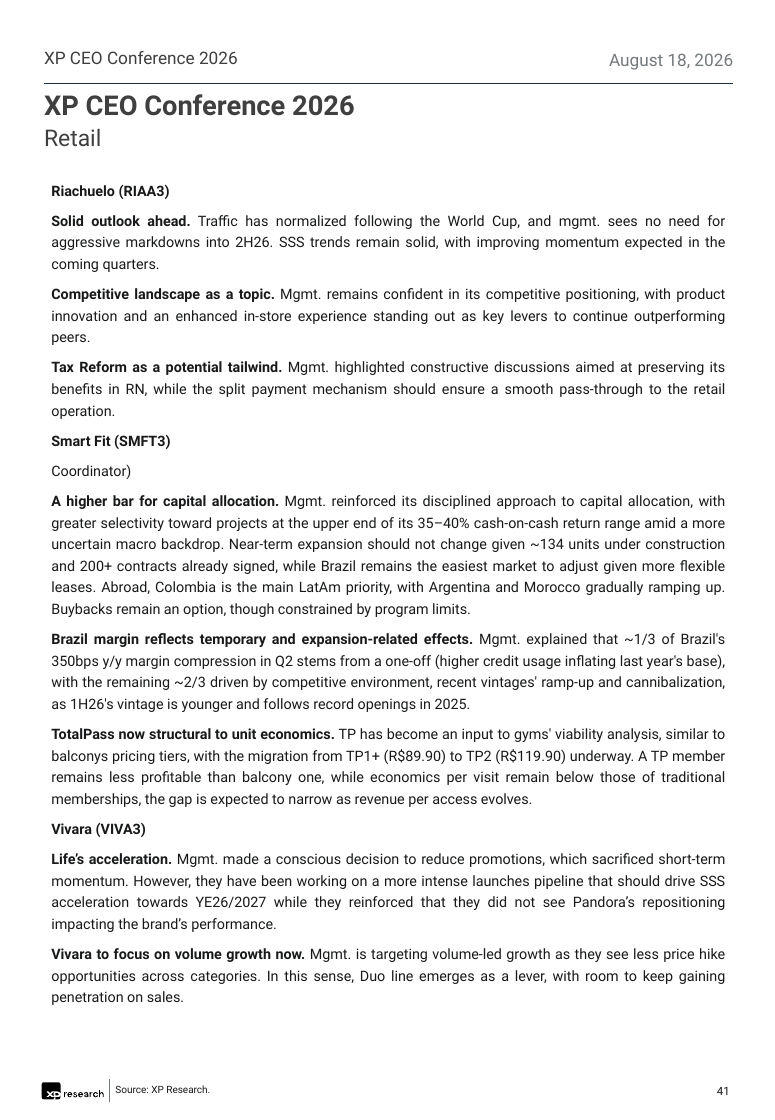
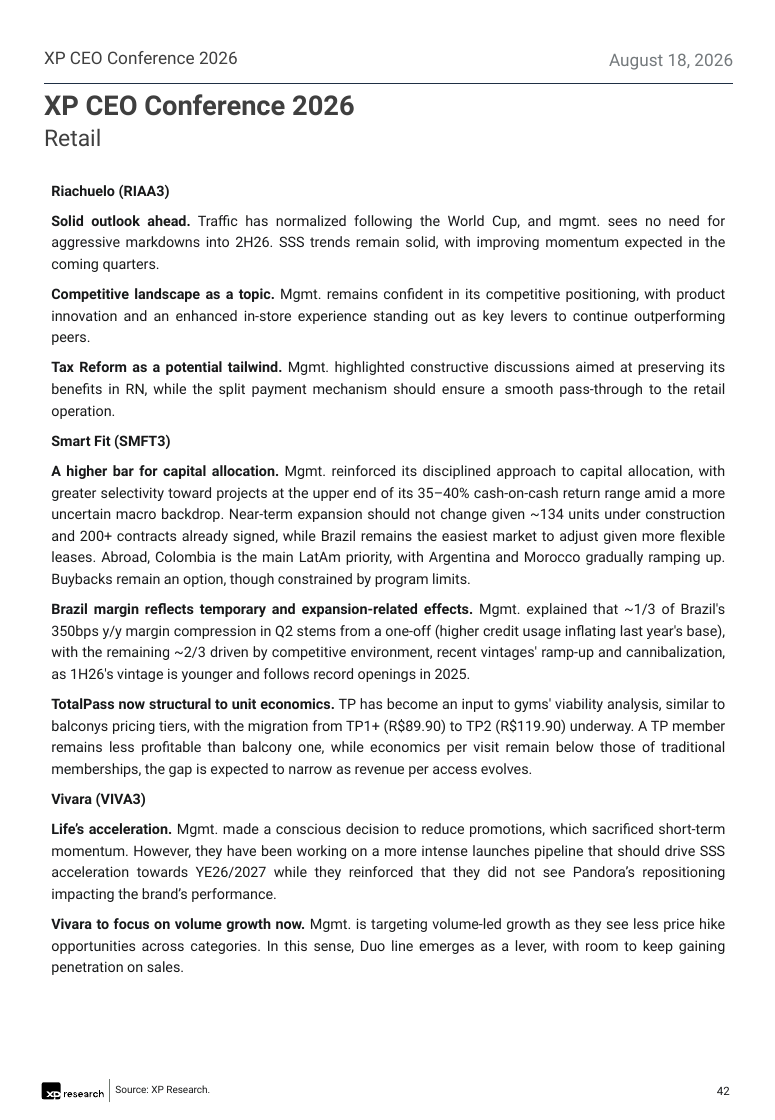
Before and after one commit to CaioLSouza/datasets, a slide deck: slide 42 of ceo_conference_2026/Feedback XP CEO Conference 2026.pptx (slide 41 before the commit). Drawn at 775x1120 pixels with LibreOffice and Linux fonts; fonts in the diff are those of the drawing. Boxes give left, top, right and bottom in pixels: in the first picture for what was removed or moved away, otherwise in the second. Text is boxed around its words. In the diff, an @@ line names an element or a change of style, - is before the commit and + after.

```diff
--- a/ceo_conference_2026/Feedback XP CEO Conference 2026.pptx
+++ b/ceo_conference_2026/Feedback XP CEO Conference 2026.pptx
@@ text at [51, 465, 131, 479]: paragraph removed @@
-Coordinator)
@@ page number at [717, 1086, 730, 1095]: text changed @@
-41
+42
```
Also in this commit, not shown: 1 other slide changed, 1 slide added.
